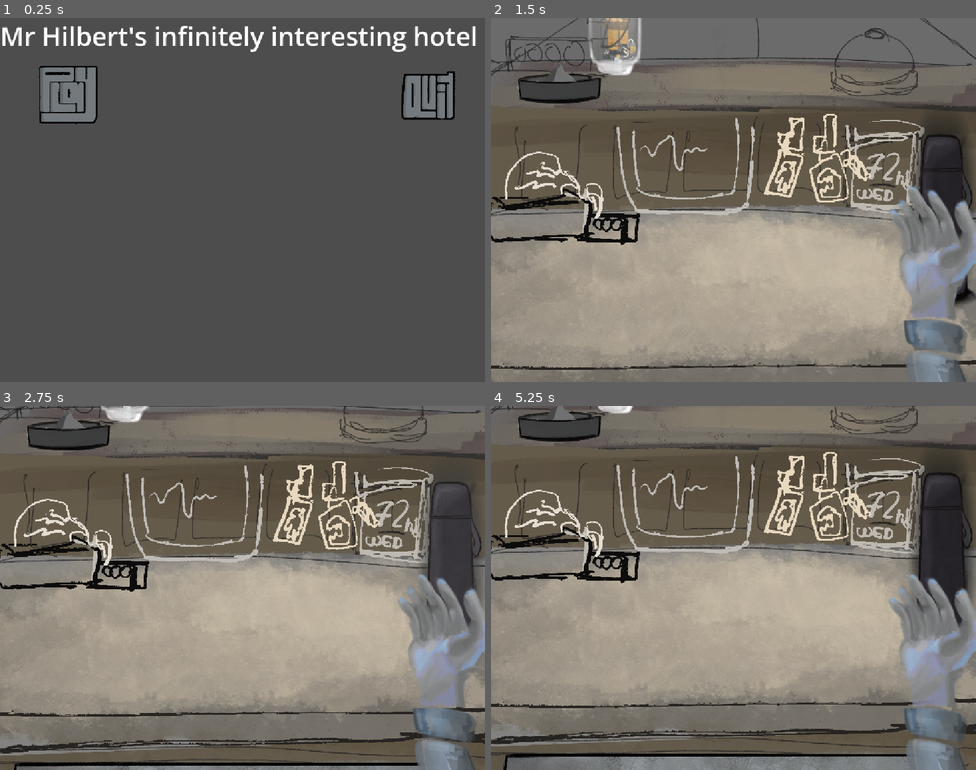
Above: before the commit, frames 1-4 (two rows, left to right).
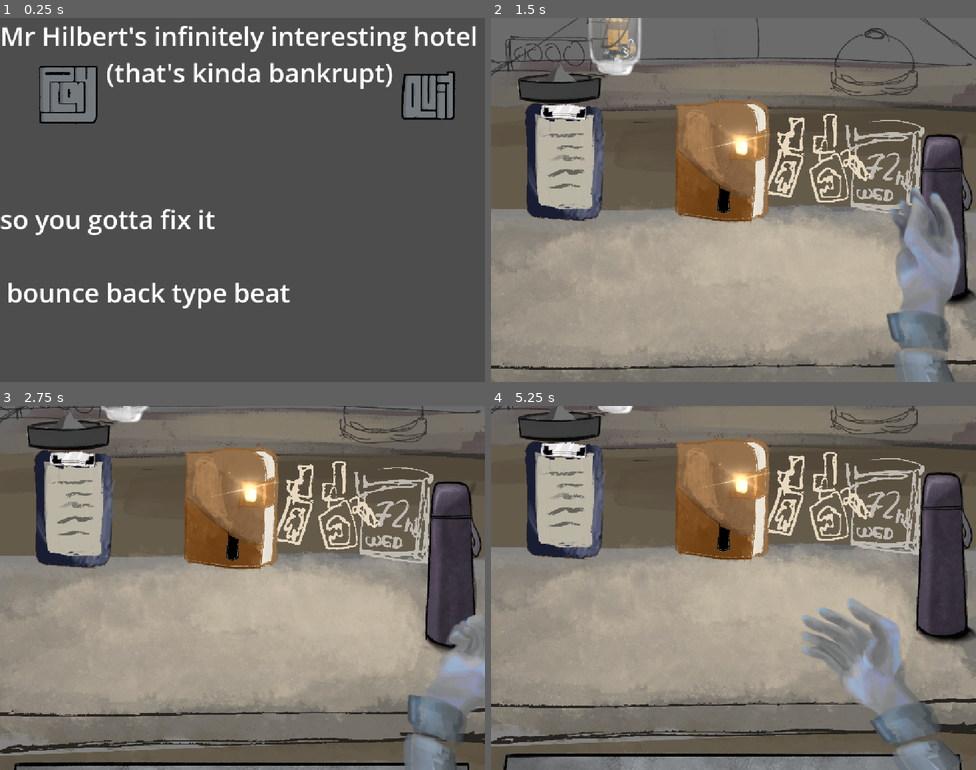
Above: after the commit, the same moments.

Repository: DevEclipse2/TheBottomLine
Game: Godot game, scene res://scenes/title.tscn
Two runs of this game, one before a commit and one after it. Both use one fixed random seed, a clock stepped at 60 frames per second and the inputs below.
Inputs (mouse positions are in pixels of both pictures, inside the frame that each line leads up to):
- Up to frame 1 (0.25 s): no input
- Up to frame 2 (1.5 s): click (554, 83) at 0.5 s; tap Enter at 1.25 s; move the mouse to (840, 181) at 1.27 s; hold Right from 1.28 s (still down); tap S (Look_down) at 1.35 s; click (840, 181) at 1.42 s
- Up to frame 3 (2.75 s): release Right at 2 s; click (451, 555) at 2.02 s
- Up to frame 4 (5.25 s): click (801, 504) at 2.77 s; tap Space at 3.5 s; move the mouse to (636, 606) at 3.52 s; hold Down 3.53-4.28 s; tap W (Look_up) at 3.6 s; click (636, 606) at 3.67 s; move the mouse to (782, 507) at 4.27 s; hold Right 4.28-5.03 s; tap Alt at 4.35 s; click (782, 507) at 4.42 s; tap Enter at 5 s; move the mouse to (709, 660) at 5.02 s; hold Up from 5.03 s (still down); tap Shift at 5.1 s; click (709, 660) at 5.17 s

The runs differ from the first frame. In frame 1, 3.3% of the frame differs, in the area x 0-81%, y 12-80%; in frame 2, 18%; in frame 3, 19%; in frame 4, 24%, in the area x 0-100%, y 8-100%.

Commit message:
main

Diff:
--- a/scenes/feedback.gd
+++ b/scenes/feedback.gd
@@ -1,8 +1,20 @@
 extends Node2D
 
 @onready var bottleitem : Sprite2D = $workspace/main/widgets/bottle
-@onready var bottlebtn : Button = $workspace/main/widgets/bottle/bottleBtn
+@onready var bottlebtn : Button = $workspace/main/widgets/bottle/Btn
+@onready var keyitem : Sprite2D = $workspace/main/widgets/keys
+@onready var keybtn : Button = $workspace/main/widgets/keys/Btn
+@onready var listitem : Sprite2D = $workspace/main/widgets/transcoder
+@onready var listbtn : Button = $workspace/main/widgets/transcoder/Btn
 
+@onready var hand : Node2D = $handspace
+
+var state = 0
+var pointfade = 0
+# 0 : idle
+# 1 : beckon
+# 2 : grip
+# 3 : point
 
 # Called when the node enters the scene tree for the first time.
 func _ready() -> void:
@@ -11,4 +23,17 @@
 
 # Called every frame. 'delta' is the elapsed time since the previous frame.
 func _process(delta: float) -> void:
+	pointfade -= delta
+	#if anything is hovered AND not gripping anything
+	if bottlebtn.is_hovered() || keybtn.is_hovered() || listbtn.is_hovered():
+
+		if state == 0:
+			#stuff
+			hand.set_meta("State",3)
+			state = 3
+		if state == 3:
+			pointfade = 0.5
+	elif pointfade <= 0:
+		state = 0
+		hand.set_meta("State",0)
 	pass
--- a/scenes/game_scene.tscn
+++ b/scenes/game_scene.tscn
@@ -4,22 +4,23 @@
 [ext_resource type="Script" uid="uid://bd6v26jbajsqr" path="res://script/workspaces.gd" id="1_tcjrq"]
 [ext_resource type="Texture2D" uid="uid://wkifpys3ey6r" path="res://texture/game/Untitled_Artwork-1.png" id="1_w5aja"]
 [ext_resource type="Texture2D" uid="uid://bakxgxoafe0b0" path="res://texture/game/Untitled_Artwork-2.png" id="2_mw25s"]
-[ext_resource type="Texture2D" uid="uid://cvhupr4meiuem" path="res://texture/game/Untitled_Artwork-3.png" id="3_tcjrq"]
 [ext_resource type="Texture2D" uid="uid://edkj7xsrria2" path="res://texture/game/Untitled_Artwork-11.png" id="4_rvs2r"]
 [ext_resource type="Texture2D" uid="uid://d2ghpao8ux50x" path="res://texture/game/Untitled_Artwork-6.png" id="5_tqxxy"]
 [ext_resource type="Texture2D" uid="uid://c616fe1i3l4ts" path="res://texture/game/Untitled_Artwork-7.png" id="6_5ay1a"]
 [ext_resource type="Texture2D" uid="uid://ba5llfg1ggl8i" path="res://texture/game/Untitled_Artwork-9.png" id="7_ldkr4"]
+[ext_resource type="Texture2D" uid="uid://dthfi6wkvei1q" path="res://texture/game/notebook.png" id="7_ro0ie"]
 [ext_resource type="Texture2D" uid="uid://c4gw5q38blyt1" path="res://texture/game/Untitled_Artwork-10.png" id="8_liy57"]
 [ext_resource type="Texture2D" uid="uid://5untwbc2den8" path="res://texture/game/Untitled_Artwork-4.png" id="9_mwyo0"]
 [ext_resource type="Texture2D" uid="uid://bksof57muefiw" path="res://texture/game/Untitled_Artwork-8.png" id="10_6aqbo"]
-[ext_resource type="Texture2D" uid="uid://cstc3wsjx3to1" path="res://texture/game/Untitled_Artwork-5.png" id="10_s76x2"]
 [ext_resource type="Texture2D" uid="uid://sisyrcmdmp8r" path="res://texture/game/IMG_8817.PNG" id="12_mwyo0"]
+[ext_resource type="Texture2D" uid="uid://bfgyejgjsw4fl" path="res://texture/game/clip.png" id="12_ro0ie"]
 [ext_resource type="Script" uid="uid://dsdq01pshl8al" path="res://script/handfollowcursor.gd" id="12_s76x2"]
 [ext_resource type="Texture2D" uid="uid://dtibhlfs7lk1k" path="res://texture/game/IMG_8820.PNG" id="13_s76x2"]
 [ext_resource type="Texture2D" uid="uid://bhrlqjwhifnsn" path="res://texture/game/IMG_8819.PNG" id="14_77hjl"]
 [ext_resource type="Texture2D" uid="uid://dyqxlrihso23a" path="res://texture/game/IMG_8818.PNG" id="15_6aqbo"]
 [ext_resource type="Texture2D" uid="uid://7ikbycw8mr8o" path="res://texture/game/IMG_8821.PNG" id="16_ro0ie"]
 [ext_resource type="Texture2D" uid="uid://vtqtuw3l3d22" path="res://texture/game/IMG_8822.PNG" id="17_103ce"]
+[ext_resource type="Texture2D" uid="uid://y8obf4rjhw58" path="res://texture/game/Arrow.png" id="21_ro0ie"]
 
 [sub_resource type="Animation" id="Animation_mw25s"]
 length = 0.001
@@ -109,6 +110,14 @@
 &"main-midlow": SubResource("Animation_tqxxy")
 }
 
+[sub_resource type="PlaceholderTexture2D" id="PlaceholderTexture2D_rw4oa"]
+
+[sub_resource type="LabelSettings" id="LabelSettings_g4v7s"]
+font_size = 55
+
+[sub_resource type="LabelSettings" id="LabelSettings_6aqbo"]
+font_size = 24
+
 [node name="GameScene" type="Node2D" unique_id=1931508302]
 
 [node name="Node2D" type="Node2D" parent="." unique_id=1631642216]
@@ -136,22 +145,36 @@
 texture = ExtResource("2_mw25s")
 
 [node name="widgets" type="Sprite2D" parent="Node2D/workspace/main" unique_id=1685644593]
-texture = ExtResource("3_tcjrq")
+texture = SubResource("PlaceholderTexture2D_rw4oa")
 
 [node name="ashtray" type="Sprite2D" parent="Node2D/workspace/main/widgets" unique_id=1551731934]
 z_index = 1
 texture = ExtResource("4_rvs2r")
 
+[node name="notebook" type="Sprite2D" parent="Node2D/workspace/main/widgets" unique_id=1578993805]
+z_index = 1
+position = Vector2(-137.03479, -187.76076)
+texture = ExtResource("7_ro0ie")
+
 [node name="calendar" type="Sprite2D" parent="Node2D/workspace/main/widgets" unique_id=1434278125]
 texture = ExtResource("5_tqxxy")
 
 [node name="keys" type="Sprite2D" parent="Node2D/workspace/main/widgets" unique_id=1326906341]
 texture = ExtResource("6_5ay1a")
 
+[node name="Btn" type="Button" parent="Node2D/workspace/main/widgets/keys" unique_id=1393638702]
+z_index = -1
+offset_left = 130.8589
+offset_top = -373.85477
+offset_right = 138.8589
+offset_bottom = -365.85477
+scale = Vector2(52.017937, 55.26723)
+
 [node name="bottle" type="Sprite2D" parent="Node2D/workspace/main/widgets" unique_id=2028522872]
 texture = ExtResource("10_6aqbo")
 
-[node name="bottleBtn" type="Button" parent="Node2D/workspace/main/widgets/bottle" unique_id=391595456]
+[node name="Btn" type="Button" parent="Node2D/workspace/main/widgets/bottle" unique_id=391595456]
+z_index = -1
 offset_left = 869.10016
 offset_top = -347.27002
 offset_right = 877.10016
@@ -161,13 +184,22 @@
 [node name="clock" type="Sprite2D" parent="Node2D/workspace/main/widgets" unique_id=1248092996]
 texture = ExtResource("8_liy57")
 
+[node name="transcoder" type="Sprite2D" parent="Node2D/workspace/main/widgets" unique_id=1714496105]
+position = Vector2(-789.38654, -167.31084)
+scale = Vector2(1.39, 1.39)
+texture = ExtResource("12_ro0ie")
+
+[node name="Btn" type="Button" parent="Node2D/workspace/main/widgets/transcoder" unique_id=1252215913]
+z_index = -1
+offset_left = -176.54602
+offset_top = -178.01712
+offset_right = -168.54602
+offset_bottom = -170.01712
+scale = Vector2(39.41303, 53.97459)
+
 [node name="drawer" type="Sprite2D" parent="Node2D/workspace/main" unique_id=1905525643]
 position = Vector2(0, -0.00012456154)
 texture = ExtResource("9_mwyo0")
-
-[node name="transcoder" type="Sprite2D" parent="Node2D/workspace/main" unique_id=1714496105]
-position = Vector2(0, -0.00024414063)
-texture = ExtResource("10_s76x2")
 
 [node name="handspace" type="Node2D" parent="Node2D" unique_id=1106647582]
 position = Vector2(1066.0001, 859.99994)
@@ -175,6 +207,7 @@
 scale = Vector2(1.295, 1.295)
 skew = -0.19722223
 script = ExtResource("12_s76x2")
+metadata/state = 0
 
 [node name="hand" type="Node2D" parent="Node2D/handspace" unique_id=1172673414]
 position = Vector2(2.1458626, -107.20133)
@@ -184,13 +217,26 @@
 position = Vector2(-37, -224)
 texture = ExtResource("12_mwyo0")
 
+[node name="fingertip" type="Node2D" parent="Node2D/handspace/hand/point" unique_id=1756427612]
+position = Vector2(70.00842, -48.134464)
+
+[node name="fingerroot" type="Node2D" parent="Node2D/handspace/hand/point" unique_id=1487979829]
+position = Vector2(111.72446, 82.31523)
+scale = Vector2(0.99999994, 0.99999994)
+
 [node name="grip" type="Sprite2D" parent="Node2D/handspace/hand" unique_id=553318208]
-visible = false
 position = Vector2(-37, -224)
 texture = ExtResource("13_s76x2")
 
 [node name="thumb" type="Sprite2D" parent="Node2D/handspace/hand/grip" unique_id=1956866491]
 texture = ExtResource("14_77hjl")
+
+[node name="fingertip" type="Node2D" parent="Node2D/handspace/hand/grip" unique_id=1489485252]
+position = Vector2(77.03042, -31.277903)
+
+[node name="fingerroot" type="Node2D" parent="Node2D/handspace/hand/grip" unique_id=650424003]
+position = Vector2(154.06079, -62.555817)
+scale = Vector2(0.99999994, 0.99999994)
 
 [node name="beckon" type="Sprite2D" parent="Node2D/handspace/hand" unique_id=2040563930]
 visible = false
@@ -198,9 +244,100 @@
 texture = ExtResource("15_6aqbo")
 
 [node name="idle" type="Sprite2D" parent="Node2D/handspace/hand" unique_id=1340172764]
+visible = false
 position = Vector2(-37, -224)
 texture = ExtResource("16_ro0ie")
 
 [node name="sleeve" type="Sprite2D" parent="Node2D/handspace" unique_id=1267110461]
-position = Vector2(-44.854137, -340.20132)
+position = Vector2(-88.909, -386.526)
+rotation = -0.13150577
+scale = Vector2(1, 1.18)
 texture = ExtResource("17_103ce")
+
+[node name="graph" type="Node2D" parent="." unique_id=1295546014]
+visible = false
+
+[node name="Sprite2D" type="Sprite2D" parent="graph" unique_id=1110735235]
+z_index = 4
+position = Vector2(566, 1554)
+rotation = 3.1415927
+texture = ExtResource("1_w5aja")
+
+[node name="customer" type="Label" parent="graph" unique_id=2141129090]
+z_index = 71
+offset_left = 22.0
+offset_top = 26.0
+offset_right = 339.0
+offset_bottom = 181.0
+text = "customer x
+goes to..."
+label_settings = SubResource("LabelSettings_g4v7s")
+horizontal_alignment = 1
+
+[node name="operation 1" type="Label" parent="graph" unique_id=775333589]
+z_index = 71
+offset_left = 356.0
+offset_top = 13.0
+offset_right = 673.0
+offset_bottom = 164.0
+text = "operation 1"
+label_settings = SubResource("LabelSettings_g4v7s")
+horizontal_alignment = 1
+
+[node name="operation 2" type="Label" parent="graph" unique_id=429351989]
+z_index = 71
+offset_left = 356.0
+offset_top = 66.0
+offset_right = 673.0
+offset_bottom = 217.0
+text = "operation 2"
+label_settings = SubResource("LabelSettings_g4v7s")
+horizontal_alignment = 1
+
+[node name="operation 3" type="Label" parent="graph" unique_id=1544270128]
+z_index = 71
+offset_left = 356.0
+offset_top = 118.0
+offset_right = 673.0
+offset_bottom = 269.0
+text = "operation 3"
+label_settings = SubResource("LabelSettings_g4v7s")
+horizontal_alignment = 1
+
+[node name="operation 4" type="Label" parent="graph" unique_id=1797092990]
+z_index = 71
+offset_left = 356.0
+offset_top = 171.0
+offset_right = 673.0
+offset_bottom = 322.0
+text = "operation 4"
+label_settings = SubResource("LabelSettings_g4v7s")
+horizontal_alignment = 1
+
+[node name="operation 5" type="Label" parent="graph" unique_id=930497935]
+z_index = 71
+offset_left = 356.0
+offset_top = 224.0
+offset_right = 673.0
+offset_bottom = 375.0
+text = "operation 5"
+label_settings = SubResource("LabelSettings_g4v7s")
+horizontal_alignment = 1
+
+[node name="operation 6" type="Label" parent="graph" unique_id=1119551679]
+z_index = 71
+offset_left = 764.0
+offset_top = 38.0
+offset_right = 1081.0
+offset_bottom = 189.0
+text = "mathematical
+operation"
+label_settings = SubResource("LabelSettings_6aqbo")
+horizontal_alignment = 1
+
+[node name="Arrow" type="Sprite2D" parent="graph" unique_id=2002158513]
+z_index = 9
+position = Vector2(710, 52.000004)
+rotation = 1.5707963
+scale = Vector2(0.045, -0.105)
+texture = ExtResource("21_ro0ie")
--- a/scenes/title.tscn
+++ b/scenes/title.tscn
@@ -39,5 +39,12 @@
 [node name="Label" type="Label" parent="Node2D" unique_id=896257241]
 offset_right = 581.3334
 offset_bottom = 154.66667
-text = "Mr Hilbert's infinitely interesting hotel"
+text = "Mr Hilbert's infinitely interesting hotel
+                (that's kinda bankrupt)
+
+
+
+so you gotta fix it
+
+ bounce back type beat"
 label_settings = SubResource("LabelSettings_g4v7s")
--- a/script/handfollowcursor.gd
+++ b/script/handfollowcursor.gd
@@ -5,16 +5,25 @@
 @onready var beckonhand : Sprite2D = $hand/beckon
 @onready var idlehand : Sprite2D = $hand/idle
 
+@onready var finger_root: Node2D = $hand/point/fingerroot
+@onready var finger_tip: Node2D = $hand/point/fingertip
+@onready var hand : Node2D = $hand
+
 # Called when the node enters the scene tree for the first time.
 func _ready() -> void:
+	originalpos = global_position
+	handyoriginal = hand.position.y
 	pass # Replace with function body.
-
+var originalpos = Vector2(0,0)
 var state = 0
+var handyoriginal = 0
 # 0 : idle
 # 1 : beckon
 # 2 : grip
 # 3 : point
-var oldstate = 0;
+var oldstate = 0
+var maxoffset = 50
+
 func HandSetVisible():
 	match state:
 		0:
@@ -41,20 +50,18 @@
 
 # Called every frame. 'delta' is the elapsed time since the previous frame.
 func _process(delta: float) -> void:
+	state = get_meta("State")
 	if state != oldstate:
 		HandSetVisible()
+		oldstate = state
 
 	#extract world position
-	var world_mouse_pos: Vector2 = get_global_mouse_position()
-
-
-	#compare against angle difference and align
-
-	# Example: Print the world coordinates
-	# print(world_mouse_pos)
-
-	# Example: Move towards or check distance to the world mouse position
-	# if global_position.distance_to(world_mouse_pos) > 10.0:
-	#     look_at(world_mouse_pos)
-
+	var target_pos: Vector2 = get_global_mouse_position()
+	var target_angle: float = (target_pos - global_position).angle()
+	var finger_angle: float = (finger_tip.global_position - finger_root.global_position).angle()
+	global_rotation += angle_difference(finger_angle, target_angle)/2
+	hand.global_rotation += angle_difference(finger_angle, target_angle)/2
+	var newpos: Vector2 = Vector2(originalpos.x - (target_pos.x)/1152 * maxoffset, originalpos.y - (target_pos.y - 432 )/864 * maxoffset * 0.1)
+	global_position = newpos
+	hand.position = Vector2(hand.position.x, handyoriginal + (target_pos.y - 432 )/864 * maxoffset)
 	pass
--- a/script/workspaces.gd
+++ b/script/workspaces.gd
@@ -8,7 +8,6 @@
 	# -1.0 if Look_down is pressed
 	#  0.0 if neither (or both) are pressed
 	cooldown -= delta
-	print(cooldown)
 	var look_input: float = Input.get_axis("Look_down", "Look_up")
 
 	if cooldown <= 0.0:
Binary file added: texture/game/Arrow.png
Not shown, added: texture/game/Arrow.png.import
Binary file added: texture/game/clip.png
Not shown, added: texture/game/clip.png.import
Binary file added: texture/game/notebook.png
Not shown, added: texture/game/notebook.png.import
